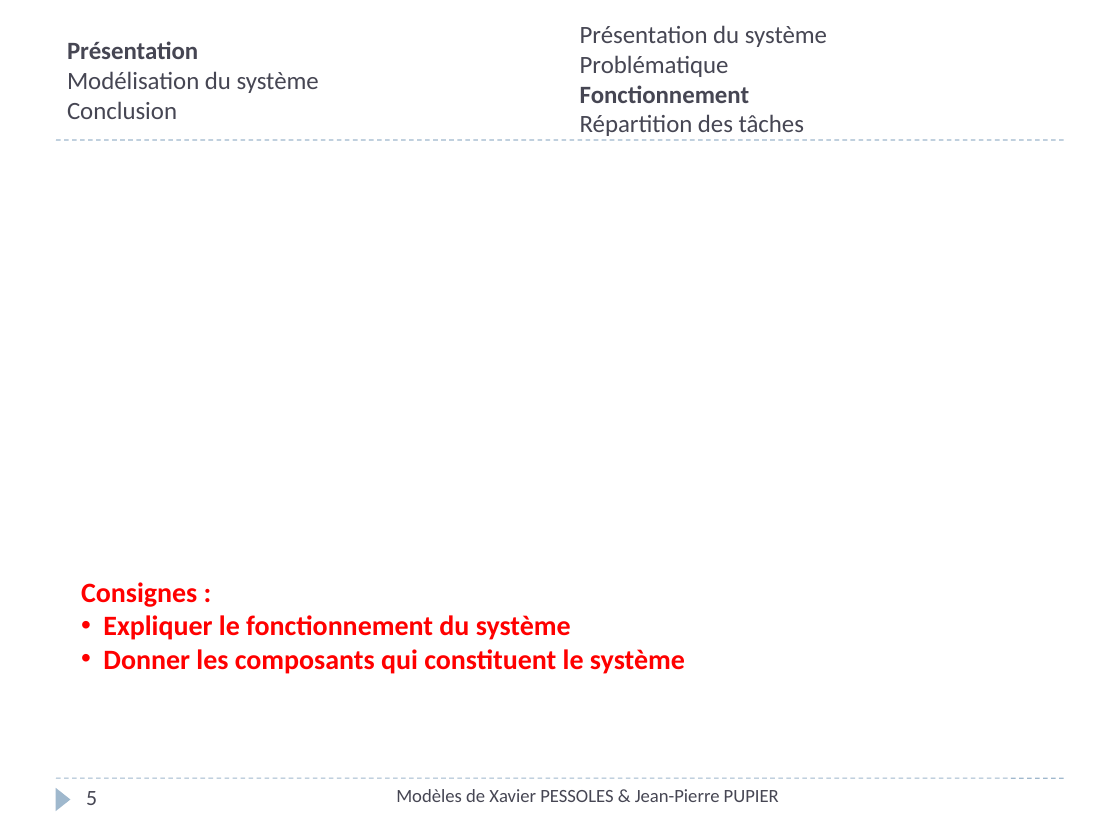
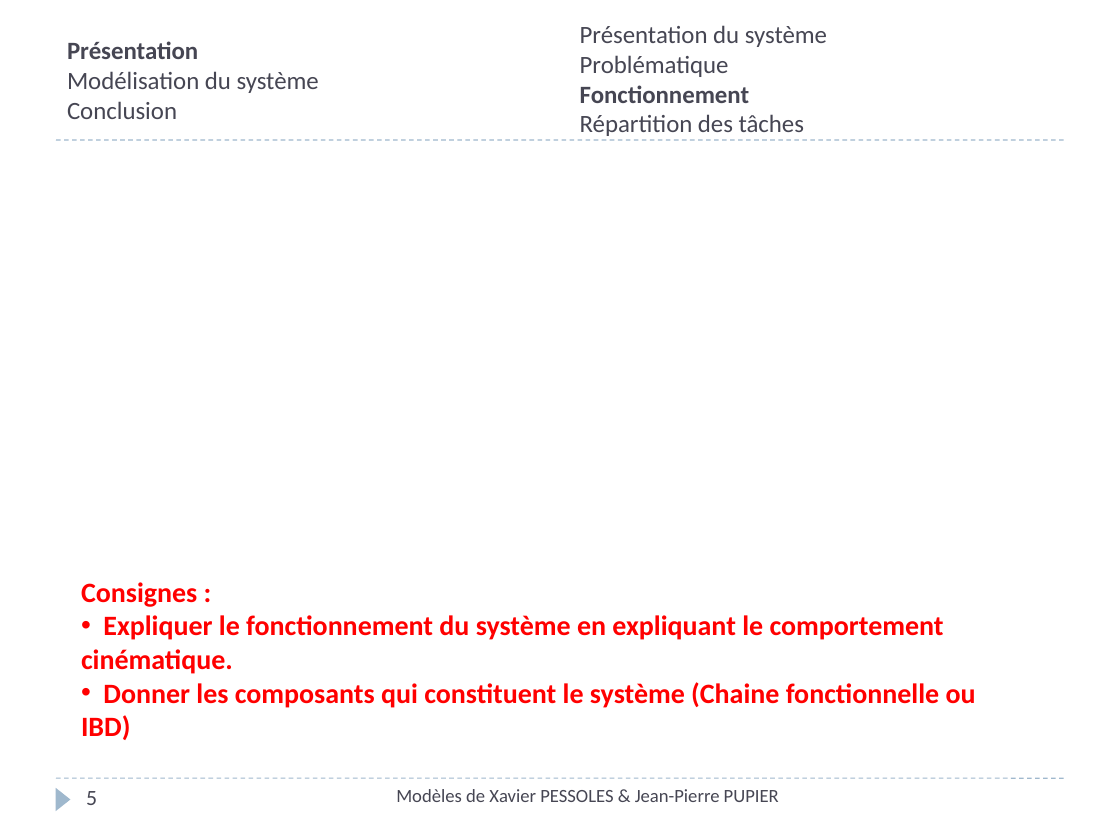
Before and after one commit to xpessoles/TP_2014_2015, a slide deck: slide 5 of Cycle_04_Analyser_Modeliser_SLCI/Maxpid/Cycle_04_Presentation_Maxpid_Eleve.pptx. Drawn at 1120x840 pixels with LibreOffice and Linux fonts; fonts in the diff are those of the drawing. Boxes give left, top, right and bottom in pixels: in the first picture for what was removed or moved away, otherwise in the second. Text is boxed around its words. In the diff, an @@ line names an element or a change of style, - is before the commit and + after.

Commit message:
maj

```diff
--- a/Cycle_04_Analyser_Modeliser_SLCI/Maxpid/Cycle_04_Presentation_Maxpid_Eleve.pptx
+++ b/Cycle_04_Analyser_Modeliser_SLCI/Maxpid/Cycle_04_Presentation_Maxpid_Eleve.pptx
@@ text at bbox=[81, 615, 976, 740]: text changed @@
-• Expliquer le fonctionnement du système
-• Donner les composants qui constituent le système
+• Expliquer le fonctionnement du système en expliquant le comportement cinématique.
+• Donner les composants qui constituent le système (Chaine fonctionnelle ou IBD)
```
Also in this commit, not shown: 1 other slide changed.
